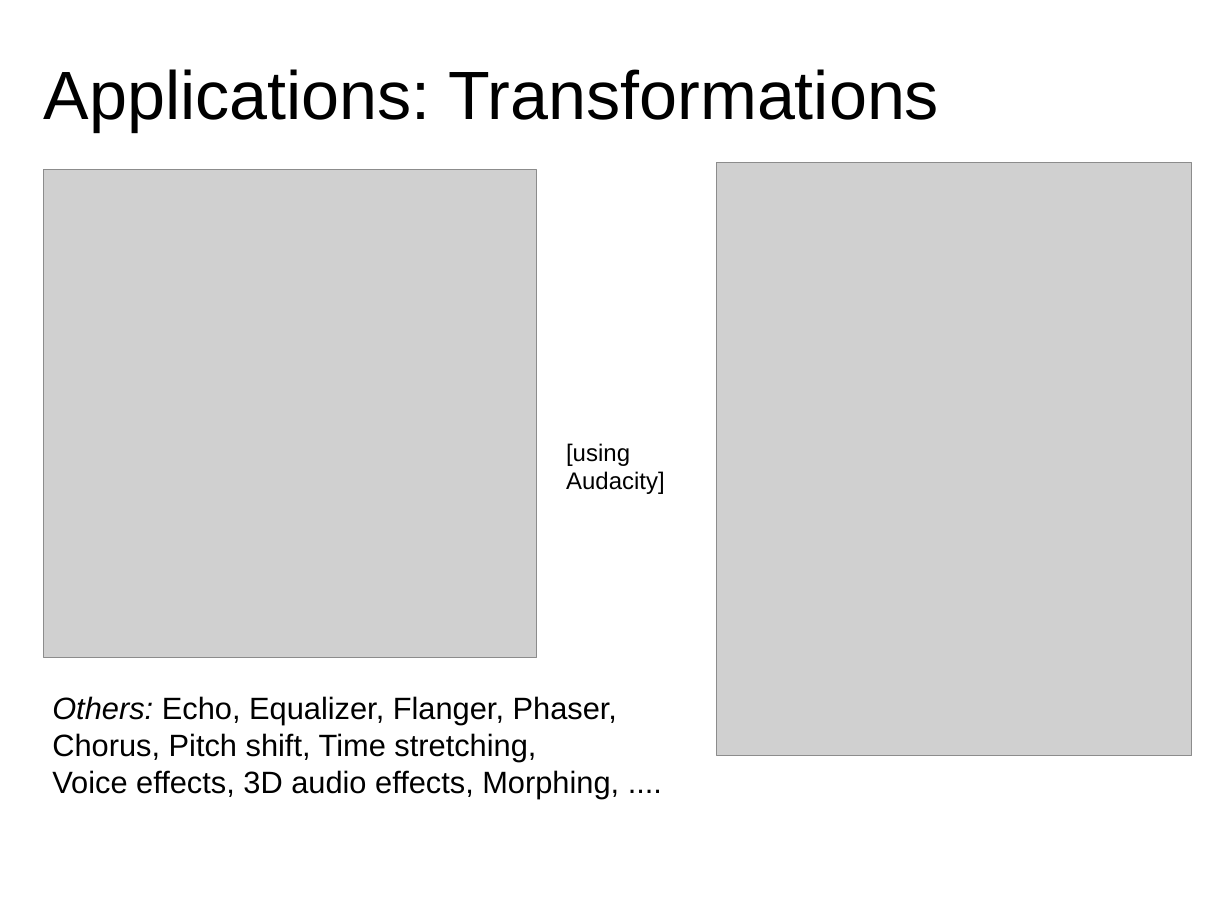
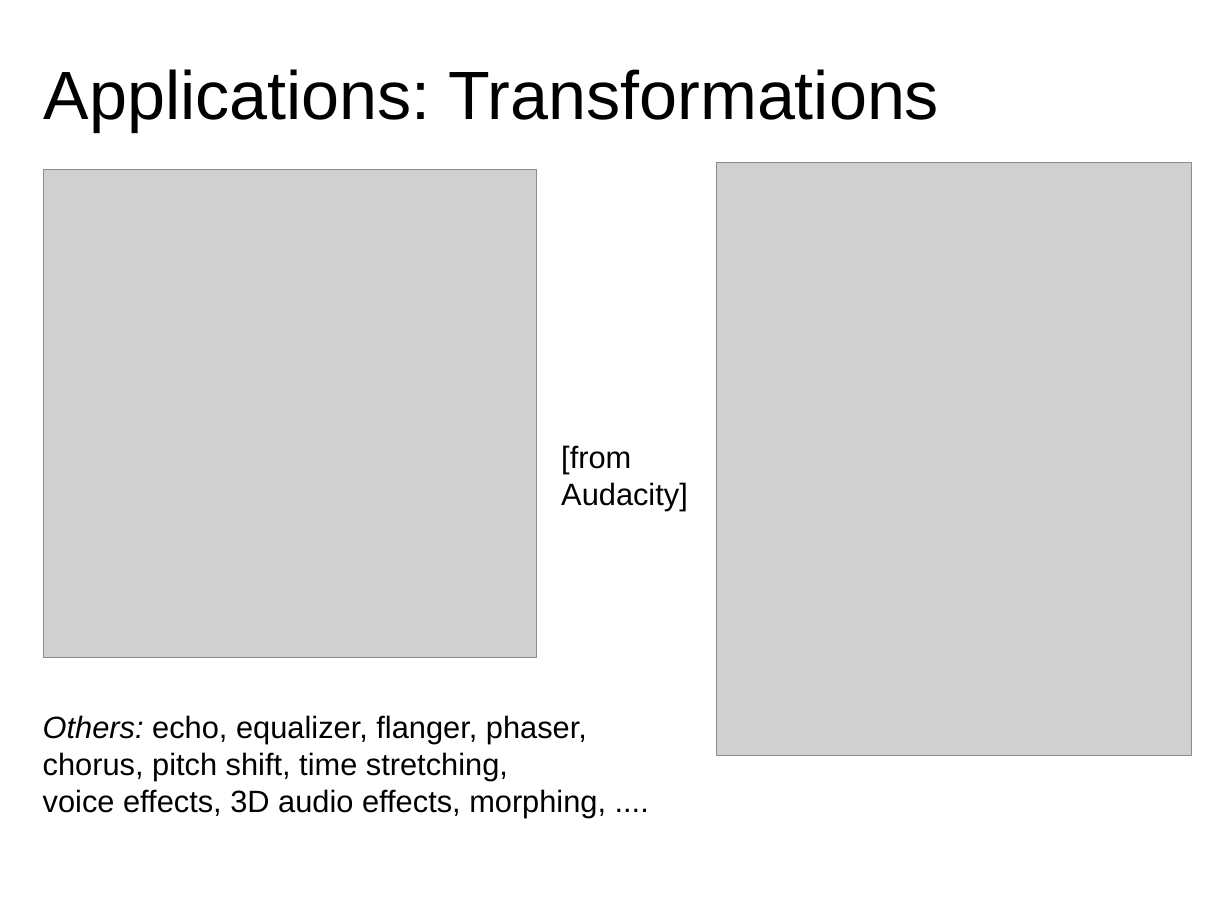
Before and after one commit to MTG/sms-tools, a slide deck: slide 7 of lectures/1-Introduction/Intro-to-DSP.odp. Drawn at 1232x924 pixels with LibreOffice and Linux fonts; fonts in the diff are those of the drawing; grey boxes stand for pictures. Boxes give left, top, right and bottom in pixels: in the first picture for what was removed or moved away, otherwise in the second. Text is boxed around its words. In the diff, an @@ line names an element or a change of style, - is before the commit and + after.

```diff
--- a/lectures/1-Introduction/Intro-to-DSP.odp
+++ b/lectures/1-Introduction/Intro-to-DSP.odp
@@ text at box(561, 445, 631, 473): text changed; size 14 to 18 pt @@
-[using
+[from
@@ text at box(561, 482, 688, 510): size 14 to 18 pt in "Audacity]" @@
@@ text at box(43, 715, 606, 818): text changed @@
-Others: Echo, Equalizer, Flanger, Phaser,
-Chorus, Pitch shift, Time stretching,
-Voice effects, 3D audio effects, Morphing, ....
+Others: echo, equalizer, flanger, phaser,
+chorus, pitch shift, time stretching,
+voice effects, 3D audio effects, morphing, ....
```
Also in this commit, not shown: 1 other slide changed, 1 other file.
